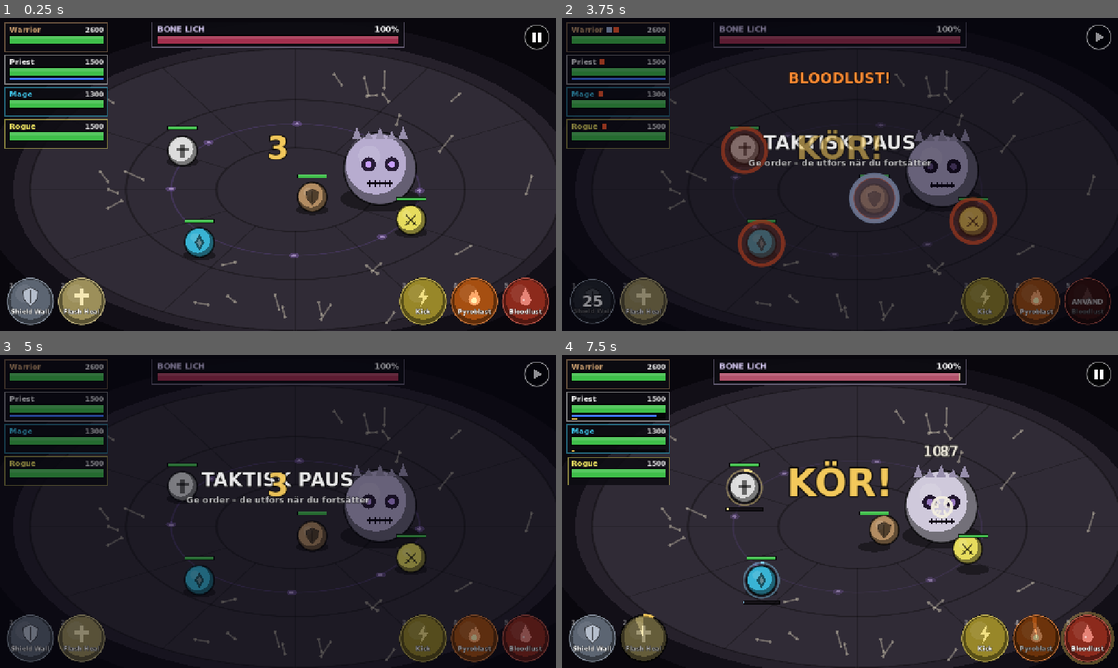
Above: before the commit, frames 1-4 (two rows, left to right).
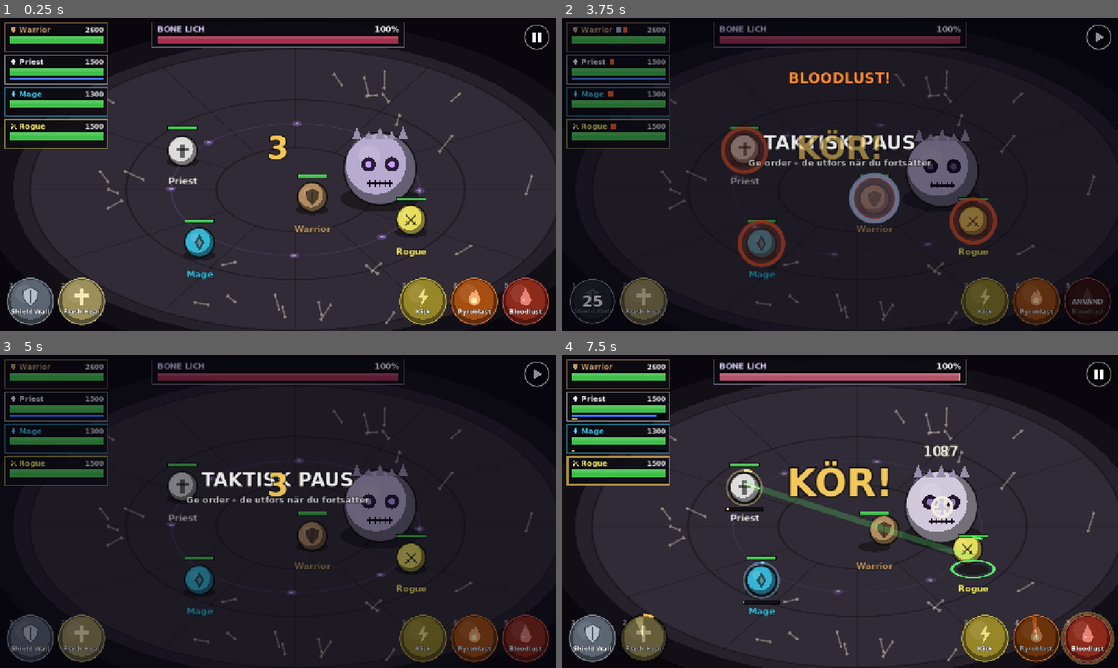
Above: after the commit, the same moments.

Repository: broklyn777/de-edsvurna
Game: Godot game, scene res://scenes/main.tscn
The game is run twice, just before and just after one commit, with the same random seed, the same clock (stepped at 60 frames per second) and the same inputs.
Inputs (mouse positions are in pixels of both pictures, inside the frame that each line leads up to):
- Up to frame 1 (0.25 s): no input
- Up to frame 2 (3.75 s): tap Enter at 0.5 s; move the mouse to (617, 36) at 0.52 s; tap 1 at 0.6 s; click (617, 36) at 0.67 s; tap Space at 0.77, 1.52, 3.02 s; move the mouse to (617, 71) at 1.27 s; tap 2 at 1.35 s; click (617, 71) at 1.42 s; move the mouse to (617, 102) at 2.02 s; tap 3 at 2.1 s; click (617, 102) at 2.17 s; move the mouse to (617, 133) at 2.77 s; tap 4 at 2.85 s; click (617, 133) at 2.92 s; move the mouse to (589, 302) at 3.52 s; tap 5 at 3.6 s; click (589, 302) at 3.67 s
- Up to frame 3 (5 s): tap Space at 3.77, 4.52 s; move the mouse to (83, 639) at 4.27 s; tap R at 4.35 s; click (83, 639) at 4.42 s
- Up to frame 4 (7.5 s): tap Space at 5, 6.02, 6.77 s; move the mouse to (617, 373) at 5.02 s; tap 1 at 5.1 s; click (617, 373) at 5.17 s; move the mouse to (617, 408) at 5.77 s; tap 2 at 5.85 s; click (617, 408) at 5.92 s; move the mouse to (617, 439) at 6.52 s; tap 3 at 6.6 s; click (617, 439) at 6.67 s; move the mouse to (617, 470) at 7.27 s; tap 4 at 7.35 s; click (617, 470) at 7.42 s

The runs differ from the first frame. In frame 1, 0.7% of the frame differs, in the area x 1-77%, y 2-84%; in frame 2, 0.7%; in frame 3, 0.6%; in frame 4, 1.9%, in the area x 0-78%, y 2-84%.

Commit message:
Make healing targets readable
Heal beam and target ring while casting, incoming-heal prediction
and gold border on party frames, green flash on healed units,
names under heroes and class icons on frames.

Co-Authored-By: Claude Opus 5.5 <noreply@anthropic.com>

Diff:
--- a/scripts/battle/battle.gd
+++ b/scripts/battle/battle.gd
@@ -93,6 +93,7 @@
 		v.setup(u, sim)
 		units_layer.add_child(v)
 		views[u.id] = v
+	world.add_child(Fx.HealBeams.new(sim, views))
 
 
 func _build_ui() -> void:
@@ -103,7 +104,7 @@
 	ui.add_child(boss_frame)
 	for h in sim.heroes:
 		var f := PartyFrame.new()
-		f.setup(h)
+		f.setup(h, sim)
 		f.tapped.connect(_on_frame_tapped)
 		ui.add_child(f)
 		frames[h.id] = f
@@ -431,6 +432,7 @@
 	frames[e.target].on_heal()
 	if not is_hot:
 		sfx.play("heal", -5.0, 0.03)
+		views[e.target].flash_color(UiStyle.school_color("heal"))
 		fx_layer.add_child(_at(Fx.Ring.new(UiStyle.school_color("heal"), 10, 60, 0.45, 5.0, true), p))
 		fx_layer.add_child(_at(Fx.Sparks.new(Color("#b8ffbf"), 10, 140.0, 0.5), p))
 
--- a/scripts/battle/fx.gd
+++ b/scripts/battle/fx.gd
@@ -141,6 +141,41 @@
 				HORIZONTAL_ALIGNMENT_CENTER, 300, 7 if big else 5)
 
 
+## Ljusstråle från healern till målet medan healingen laddas, så att man ser vem som får den.
+class HealBeams extends Node2D:
+	var sim: CombatSim
+	var views: Dictionary
+	var _t := 0.0
+
+	func _init(s: CombatSim, unit_views: Dictionary) -> void:
+		sim = s
+		views = unit_views
+		z_index = 5
+
+	func _process(delta: float) -> void:
+		_t += delta
+		queue_redraw()
+
+	func _draw() -> void:
+		var c := UiStyle.school_color("heal")
+		for h in sim.heroes:
+			if not h.is_casting() or not CombatSim.is_heal(sim.ability(h.cast.ability)):
+				continue
+			var from: Vector2 = views[h.id].position + Vector2(0, -6)
+			var target_id: String = h.cast.targets[0]
+			var to: Vector2 = views[target_id].position
+			var k := h.cast_progress()
+			var pulse := 0.5 + 0.5 * sin(_t * 12.0)
+			if target_id != h.id:
+				draw_line(from, to, Color(c, 0.18 + 0.15 * pulse), 10.0, true)
+				draw_line(from, from.lerp(to, k), Color(1, 1, 0.8, 0.7), 3.0, true)
+			var r: float = sim.unit(target_id).radius + 10.0
+			draw_set_transform(to + Vector2(0, r * 0.55), 0, Vector2(1, 0.4))
+			draw_arc(Vector2.ZERO, r + 4.0 * pulse, 0, TAU, 40, Color(c, 0.9), 5.0, true)
+			draw_set_transform(Vector2.ZERO)
+			draw_arc(to, r, -PI / 2, -PI / 2 + TAU * k, 40, Color(c, 0.95), 4.0, true)
+
+
 ## Röd varningscirkel under målet för en tung attack, fylls i takt med bossens kast.
 class Telegraph extends Node2D:
 	var radius := 60.0
--- a/scripts/battle/party_frame.gd
+++ b/scripts/battle/party_frame.gd
@@ -7,6 +7,7 @@
 const AURA_PIPS := {"shield_wall": Color("#9fb4d8"), "renew": Color("#5dff73"), "bloodlust": Color("#ff5a2a")}
 
 var unit: CombatUnit
+var sim: CombatSim
 var _ghost := 1.0
 var _ghost_hold := 0.0
 var _hit_flash := 0.0
@@ -15,8 +16,9 @@
 var _t := 0.0
 
 
-func setup(u: CombatUnit) -> void:
+func setup(u: CombatUnit, s: CombatSim) -> void:
 	unit = u
+	sim = s
 	size = Vector2(236, 66)
 	mouse_filter = Control.MOUSE_FILTER_STOP
 
@@ -55,16 +57,22 @@
 func _draw() -> void:
 	var r := Rect2(Vector2.ZERO, size).grow(-2.0 * _press)
 	draw_rect(r, UiStyle.PANEL)
+	var incoming := sim.incoming_heal(unit.id) if unit.alive else 0.0
 	var border := Color(unit.color, 0.5)
-	if unit.alive and unit.hp_pct() < 0.35:
+	var border_w := 2.0
+	if incoming > 0.0:
+		border = Color(UiStyle.GOLD, 0.75 + 0.25 * sin(_t * 12.0))
+		border_w = 4.0
+	elif unit.alive and unit.hp_pct() < 0.35:
 		border = Color(1, 0.2, 0.15, 0.6 + 0.4 * sin(_t * 10.0))
-	draw_rect(r, border, false, 2.0)
+	draw_rect(r, border, false, border_w)
 
-	UiStyle.text(self, Vector2(10, 21), unit.name, 17, unit.color)
+	Glyphs.draw(self, UnitView.GLYPHS.get(unit.id, "diamond"), Vector2(19, 15), 8.0, unit.color)
+	UiStyle.text(self, Vector2(32, 21), unit.name, 17, unit.color)
 	var hp_text := "DÖD" if not unit.alive else str(int(unit.hp))
 	UiStyle.text(self, Vector2(10, 21), hp_text, 15, Color(1, 1, 1, 0.85), HORIZONTAL_ALIGNMENT_RIGHT, size.x - 20)
 
-	var px := 10.0 + UiStyle.bold().get_string_size(unit.name, HORIZONTAL_ALIGNMENT_LEFT, -1, 17).x + 8.0
+	var px := 32.0 + UiStyle.bold().get_string_size(unit.name, HORIZONTAL_ALIGNMENT_LEFT, -1, 17).x + 8.0
 	for aura_id in AURA_PIPS:
 		if unit.auras.has(aura_id):
 			draw_rect(Rect2(px, 9, 12, 12), AURA_PIPS[aura_id])
@@ -73,6 +81,11 @@
 
 	var hp_rect := Rect2(10, 28, size.x - 20, 20)
 	UiStyle.bar(self, hp_rect, unit.hp_pct(), UiStyle.HP_GREEN, _ghost)
+	if incoming > 0.0:
+		var start := hp_rect.size.x * unit.hp_pct()
+		var w := minf(hp_rect.size.x * incoming / unit.max_hp, hp_rect.size.x - start)
+		draw_rect(Rect2(hp_rect.position + Vector2(start, 0), Vector2(w, hp_rect.size.y)),
+				Color(0.6, 1.0, 0.6, 0.45 + 0.2 * sin(_t * 12.0)))
 	if _hit_flash > 0.0:
 		draw_rect(hp_rect, Color(1, 0.2, 0.1, 0.45 * _hit_flash))
 	if _heal_flash > 0.0:
--- a/scripts/battle/unit_view.gd
+++ b/scripts/battle/unit_view.gd
@@ -10,6 +10,7 @@
 var unit: CombatUnit
 var sim: CombatSim
 var flash := 0.0
+var _flash_color := Color.WHITE
 var _lunge_dir := Vector2.ZERO
 var _lunge_t := 1.0
 var _lunge_dist := 16.0
@@ -31,8 +32,15 @@
 
 func hit(strength := 1.0, from := Vector2.ZERO) -> void:
 	flash = minf(1.0, 0.6 + 0.4 * strength)
+	_flash_color = Color.WHITE
 	var dir := (position - from).normalized() if from != Vector2.ZERO else Vector2.ZERO
 	_recoil = dir * 7.0 * strength
+
+
+## Färgad blink, t.ex. grön när enheten blir healad.
+func flash_color(c: Color) -> void:
+	flash = 1.0
+	_flash_color = c
 
 
 func lunge(toward: Vector2, dist := 16.0) -> void:
@@ -94,7 +102,7 @@
 	var base := unit.color
 	if not unit.alive:
 		base = base.lerp(Color(0.25, 0.25, 0.28), 0.85)
-	var body := base.lerp(Color.WHITE, flash * 0.85)
+	var body := base.lerp(_flash_color, flash * 0.85)
 	draw_set_transform(off + Vector2(0, r * 0.5 * _death_k), 0, Vector2(1.0 + 0.2 * _death_k, 1.0 - 0.5 * _death_k))
 	draw_circle(Vector2.ZERO, r, body.darkened(0.5))
 	draw_circle(Vector2(-r * 0.12, -r * 0.14), r * 0.84, body.darkened(0.1))
@@ -111,6 +119,9 @@
 		_draw_casting(off, r)
 	if unit.team == 0 and unit.alive:
 		_draw_overhead(r)
+	if unit.team == 0:
+		var name_color := unit.color if unit.alive else Color(0.5, 0.5, 0.5)
+		UiStyle.text(self, Vector2(-80, r + 34), unit.name, 15, name_color, HORIZONTAL_ALIGNMENT_CENTER, 160, 4)
 
 
 func _draw_boss_face(r: float) -> void:
--- a/src/combat/combat_sim.gd
+++ b/src/combat/combat_sim.gd
@@ -67,6 +67,21 @@
 
 
 # --- Publikt API ------------------------------------------------------------
+
+static func is_heal(ab: Dictionary) -> bool:
+	return ab.get("effects", []).any(func(e: Dictionary) -> bool: return e.type == "heal")
+
+
+## Summan av genomsnittlig healing som just nu laddas mot enheten (för raidramarnas prognos).
+func incoming_heal(unit_id: String) -> float:
+	var total := 0.0
+	for h in heroes:
+		if h.alive and h.is_casting() and h.cast.targets.has(unit_id):
+			for e in ability(h.cast.ability).get("effects", []):
+				if e.type == "heal":
+					total += (e.min + e.max) / 2.0
+	return total
+
 
 func ability(ability_id: String) -> Dictionary:
 	return data.abilities[ability_id]
Not shown, changed: export_presets.cfg
